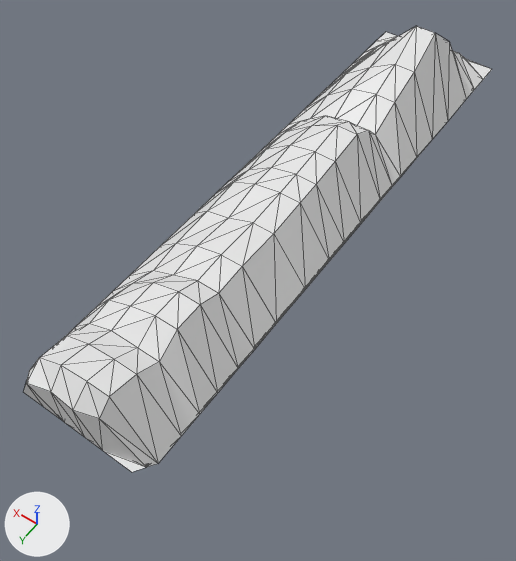
One commit to the FBX model Lunar/Assets/Resources/Models/Land_1.fbx: the scene before it, then after it.
Rendered twice from a camera (50 mm lens) standing at (-6.11, 11.39, 11.97) and looking at (0.3, 2.42, -2.14). Lighting does not change. The marker at lower left points along +X, +Y and +Z. Mesh edges are drawn as thin lines. Where no turn or scale is listed for an object, it has been applied to the vertices.

The older version as bpy lines, for what is in view:
```python
me_mesh = bpy.data.meshes.new('Mesh')
me_mesh.from_pydata(...)  # 138 vertices, 271 faces; spans x -1.4..2.0, y -6.8..8.4, z -0.6..1.8
ob_plane001 = bpy.data.objects.new('Plane001', me_mesh)
ob_plane001.location = (-0.01, 0.02, 0.0)
```
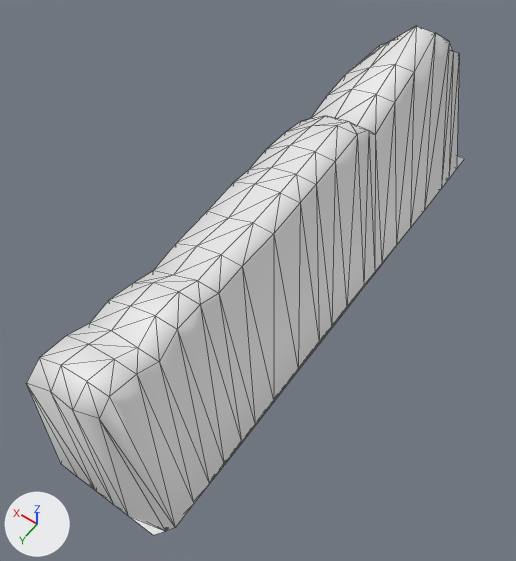
What differs and where, as boxes (x1, y1, x2, y2) in the pictures (516 x 561 px; the box of a moved part takes in the faces that stretch with it):
'Plane001', reshaped (6% narrower, 14% taller)
    before: (24, 26, 492, 472)
    after: (26, 26, 464, 535)
part 1 of me_mesh, moved or reshaped
    before: (24, 32, 492, 472)
    after: (26, 33, 464, 535)
part 2 of me_mesh, shading changed
    both: (26, 26, 457, 419)

The change, as a list of edits to the scene's bpy script:
```text
Change me_mesh:
    used by ob_plane001; location = (-0.01, 0.02, 0.0)
    remove me_mesh.from_pydata(...)  # 138 vertices, 271 faces; spans x -1.4..2.0, y -6.8..8.4, z -0.6..1.8
    add me_mesh.from_pydata(...)  # 138 vertices, 271 faces; spans x -1.4..2.0, y -6.8..8.4, z -4.0..1.8
    me_mesh part 1: all 54 vertices in x -1.4..2.0, y -6.8..8.4, z -0.6 are moved by (0.0, 0.0, -3.5)
    me_mesh part 2: edges marked sharp go from 337 to 68
```
